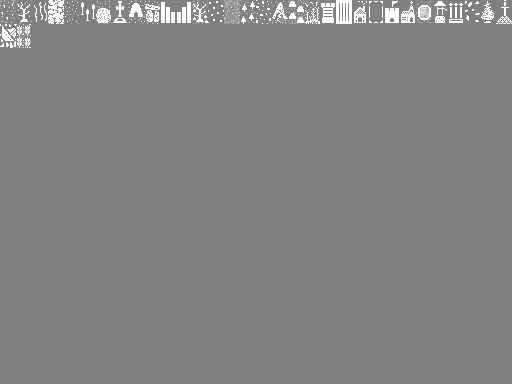
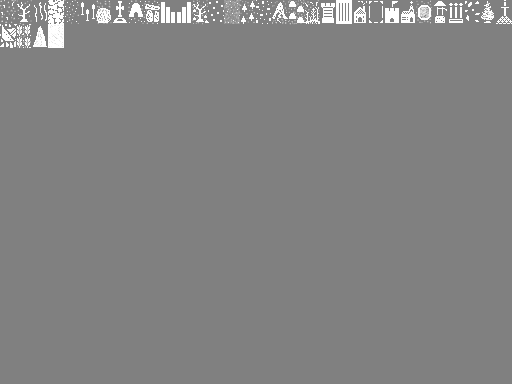
Layers edited between the first and the second (512, 384) image:
painted on "Background" over [33, 24, 64, 48]
